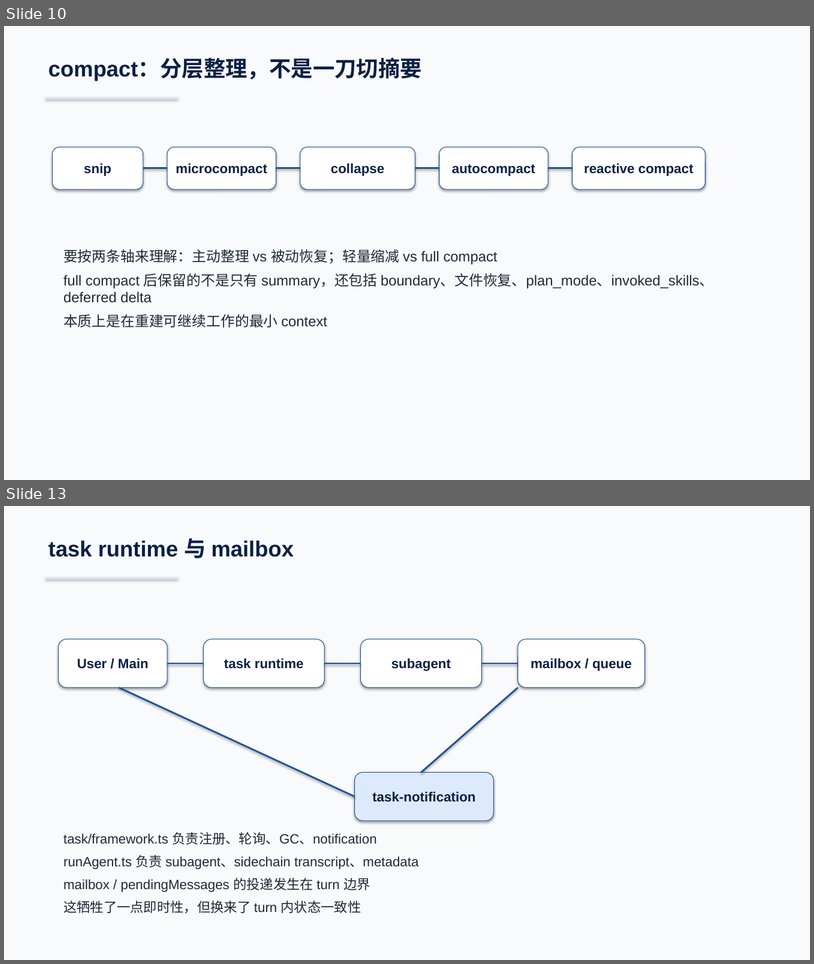
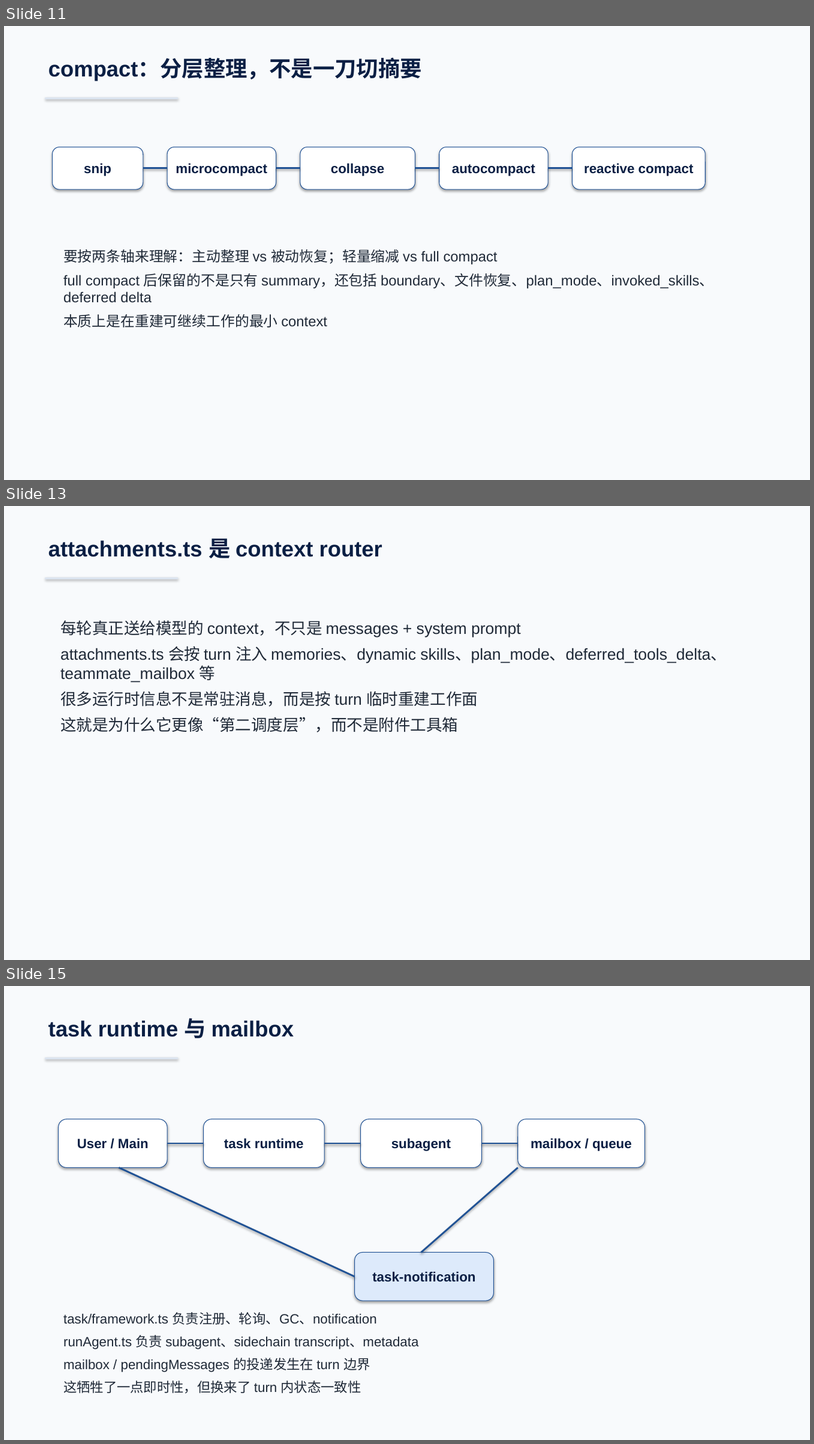
Before and after one commit to boboliu-1010/ccode, a slide deck: docs/zh/00-代码总览与运行时走读-WPS兼容版.pptx. Shown one above the other, each under a label of ours: slides 10 and 13 before the commit, slides 11, 13 and 15 after it; the slides between them are not shown. The pictures are 814x964 and 814x1444 pixels, drawn with LibreOffice and Linux fonts; fonts in the diff are those of the drawing. Boxes give left, top, right and bottom in pixels: in the first picture for what was removed or moved away, otherwise in the second. Text is boxed around its words. In the diff, an @@ line names an element or a change of style, - is before the commit and + after.

```diff
--- a/docs/zh/00-代码总览与运行时走读-WPS兼容版.pptx
+++ b/docs/zh/00-代码总览与运行时走读-WPS兼容版.pptx
@@ slide 13 added at box(4, 506, 810, 960), background #F8FAFC @@
@@ text added at box(48, 538, 383, 558), 26 pt, text #0B1F44, bold @@
+attachments.ts 是 context router
@@ rectangle added at box(45, 577, 178, 579), fill #DBE4F0 @@
@@ text added at box(60, 620, 727, 732), 19 pt, text #1F2937 @@
+每轮真正送给模型的 context，不只是 messages + system prompt
+attachments.ts 会按 turn 注入 memories、dynamic skills、plan_mode、deferred_tools_delta、teammate_mailbox 等
+很多运行时信息不是常驻消息，而是按 turn 临时重建工作面
+这就是为什么它更像“第二调度层”，而不是附件工具箱
@@ what was slide 10 is now slide 11 @@
@@ what was slide 13 is now slide 15 @@
```
Also in this commit, not shown: 2 slides changed, 7 other slides added, 3 slides removed, 1 other file.
